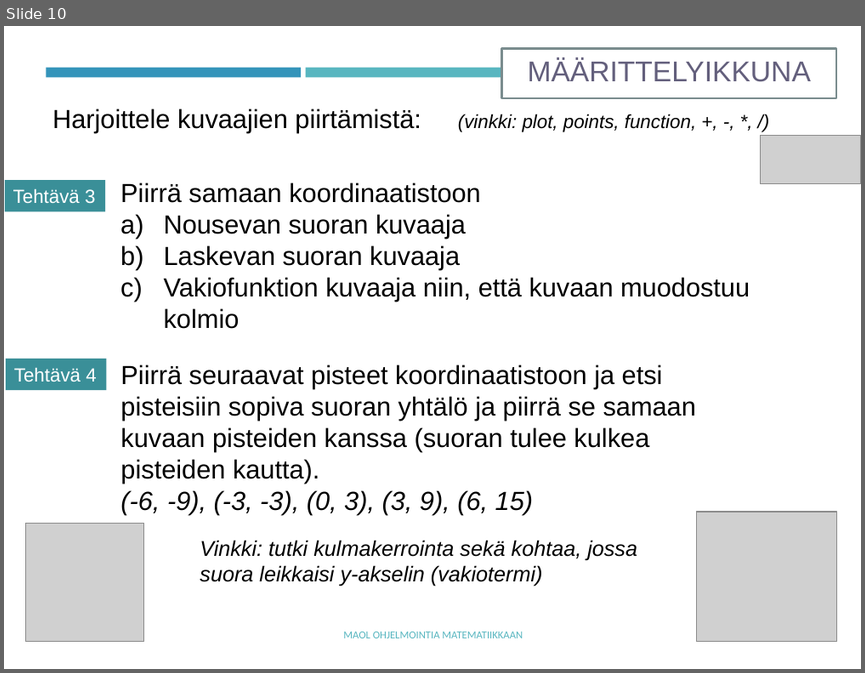
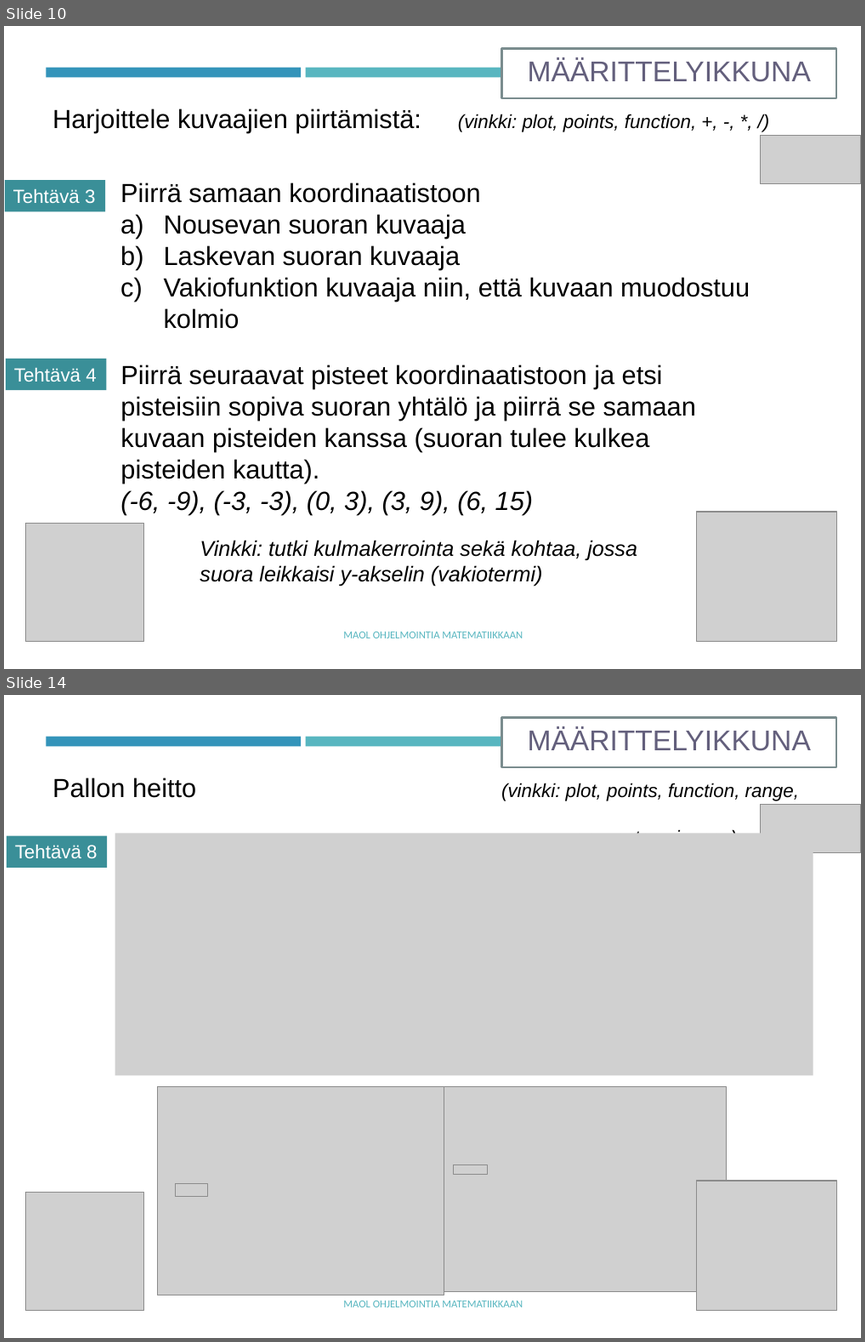
Before and after one commit to tyynetyyne/tyynetyyne.github.io, a slide deck: tehtavat/tiedostot/maol/power_point/Racket-MAOL-9-funktiot.pptx. Shown one above the other, each under a label of ours: slide 10 before the commit, slides 10 and 14 after it; the slides between them are not shown. The pictures are 865x673 and 865x1342 pixels, drawn with LibreOffice and Linux fonts; fonts in the diff are those of the drawing; grey boxes stand for pictures. Boxes give left, top, right and bottom in pixels: in the first picture for what was removed or moved away, otherwise in the second. Text is boxed around its words. In the diff, an @@ line names an element or a change of style, - is before the commit and + after.

Commit message:
Update to functions ppt

```diff
--- a/tehtavat/tiedostot/maol/power_point/Racket-MAOL-9-funktiot.pptx
+++ b/tehtavat/tiedostot/maol/power_point/Racket-MAOL-9-funktiot.pptx
@@ slide 14 added at [4,695,861,1338], background #FFFFFF; not listed: 2 template elements that a slide beside it also shows @@
@@ rectangle added at [502,717,836,767], fill #FFFFFF, outline #7A8C8E 1.75 pt, 24 pt, text #635F7C @@
+MÄÄRITTELYIKKUNA
@@ text added at [52,777,799,834], 16 pt, text #000000, italic @@
+Pallon heitto (vinkki: plot, points, function, range,
+map, vector, sin, cos)
@@ picture added at [760,804,861,851] @@
@@ rectangle added at [7,835,107,868], fill #3A8F98, 16 pt, text #FFFFFF @@
+Tehtävä 8
@@ picture added at [115,833,813,1076] @@
@@ picture added at [157,1087,444,1295] @@
@@ picture added at [434,1087,726,1292] @@
@@ picture added at [453,1165,488,1174] @@
@@ picture added at [26,1192,143,1310] @@
@@ picture added at [176,1184,207,1197] @@
@@ picture added at [696,1181,837,1310] @@
@@ text added at [343,1300,522,1307], 9 pt, text #58B6C0 @@
+MAOL OHJELMOINTIA MATEMATIIKKAAN
```
Also in this commit, not shown: 1 slide changed, 3 other slides added.
